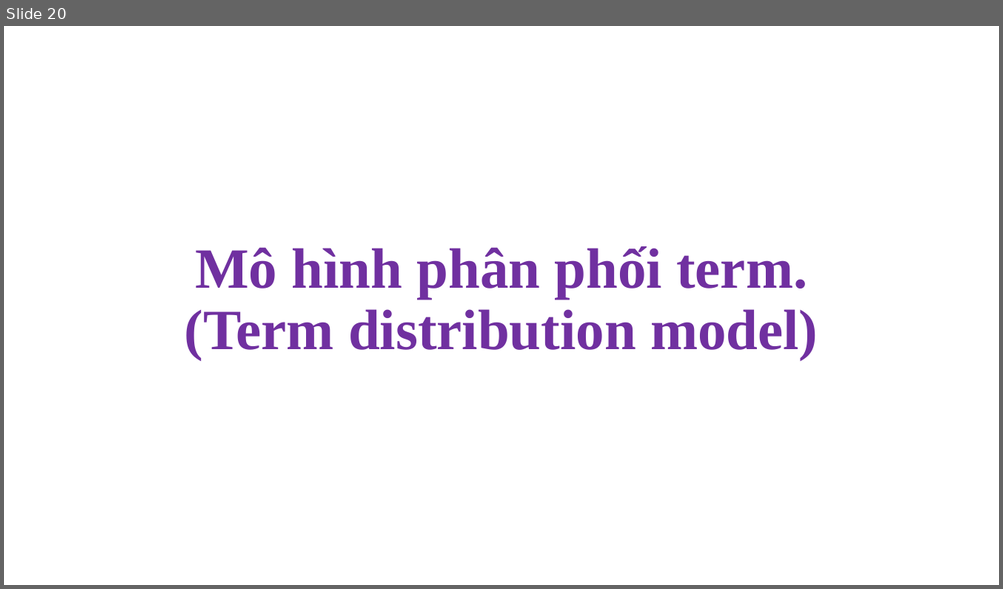
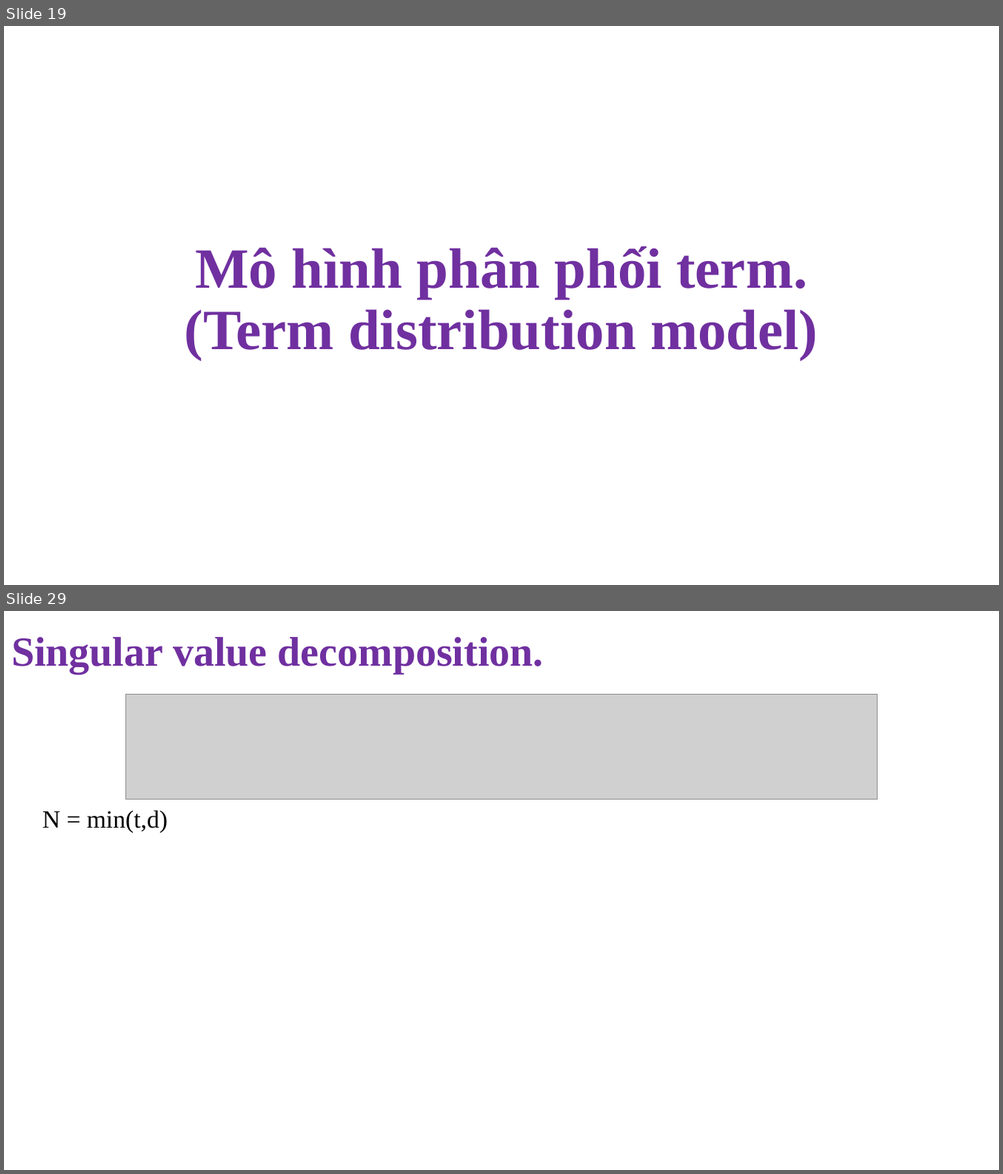
Before and after one commit to NghiLamPhuc/NLP., a slide deck: IR/Presentation1.pptx. Shown one above the other, each under a label of ours: slide 20 before the commit, slides 19 and 29 after it; the slides between them are not shown. The pictures are 1003x589 and 1003x1174 pixels, drawn with LibreOffice and Linux fonts; fonts in the diff are those of the drawing; grey boxes stand for pictures. Boxes give left, top, right and bottom in pixels: in the first picture for what was removed or moved away, otherwise in the second. Text is boxed around its words. In the diff, an @@ line names an element or a change of style, - is before the commit and + after.

```diff
--- a/IR/Presentation1.pptx
+++ b/IR/Presentation1.pptx
@@ slide 29 added at (4,611,999,1170), background #FFFFFF @@
@@ text added at (11,637,543,673), 40 pt, text #7030A0, bold @@
+Singular value decomposition.
@@ picture added at (125,694,877,799) @@
@@ text added at (42,810,168,832), 24 pt, text #000000 @@
+N = min(t,d)
@@ what was slide 20 is now slide 19 @@
```
Also in this commit, not shown: 3 slides changed, 10 other slides added, 1 slide removed, 19 other files.
